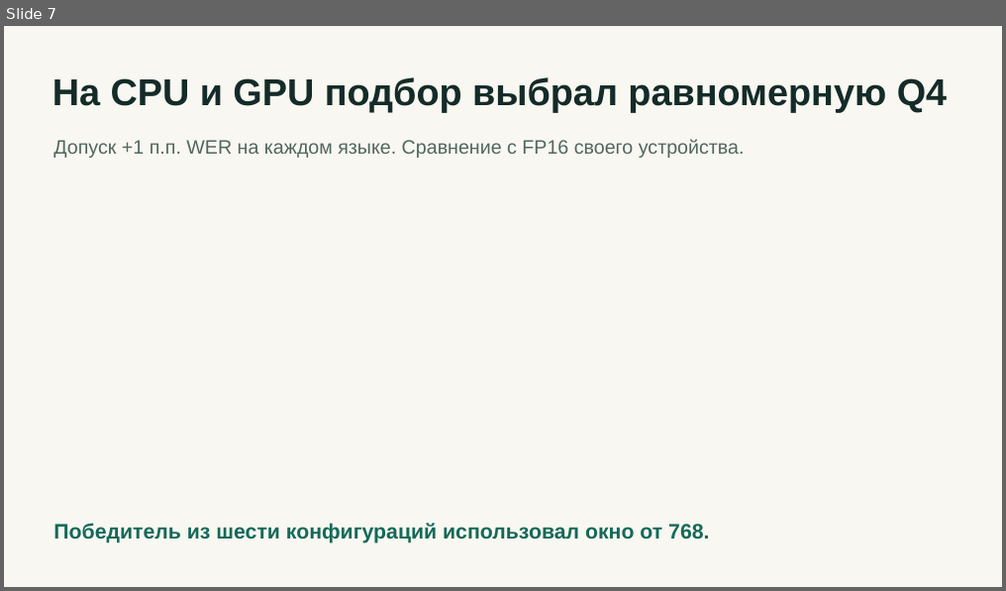
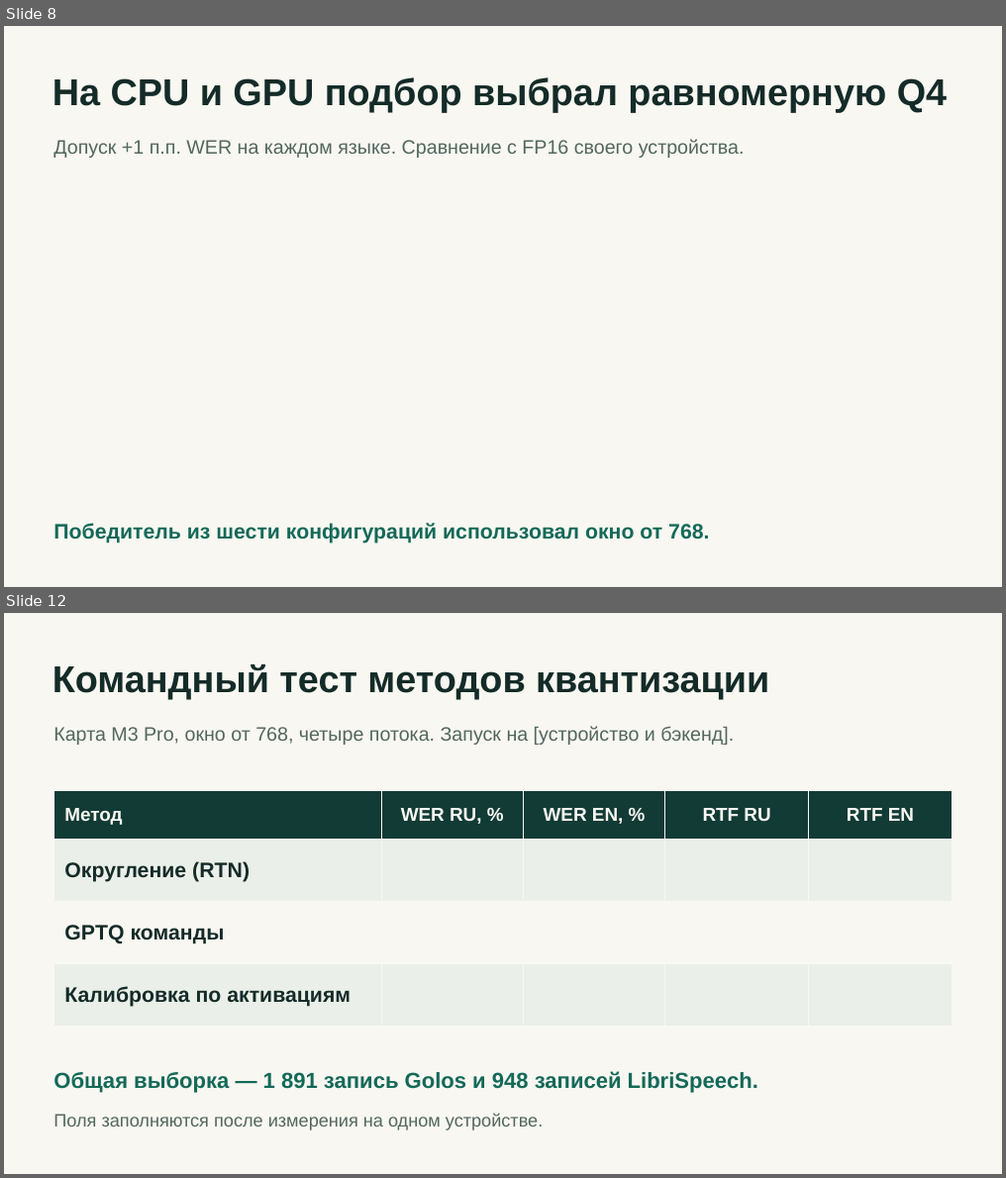
Before and after one commit to mnenadoeloo/EDLM_Whisper_Boost, a slide deck: results/whisper-small.pptx. Shown one above the other, each under a label of ours: slide 7 before the commit, slides 8 and 12 after it; the slides between them are not shown. The pictures are 1006x591 and 1006x1178 pixels, drawn with LibreOffice and Linux fonts; fonts in the diff are those of the drawing. Boxes give left, top, right and bottom in pixels: in the first picture for what was removed or moved away, otherwise in the second. Text is boxed around its words. In the diff, an @@ line names an element or a change of style, - is before the commit and + after.

```diff
--- a/results/whisper-small.pptx
+++ b/results/whisper-small.pptx
@@ slide 12 added at box(4, 613, 1002, 1174), background #F8F7F1 @@
@@ text added at box(53, 664, 769, 699), 36 pt, text #142B28, bold @@
+Командный тест методов квантизации
@@ text added at box(54, 726, 734, 745), 18.8 pt, text #52675E @@
+Карта M3 Pro, окно от 768, четыре потока. Запуск на [устройство и бэкенд].
@@ table added at box(54, 791, 954, 1027), 4 rows, 5 columns @@
+Метод | WER RU, % | WER EN, % | RTF RU | RTF EN
+Округление (RTN) |  |  |  | 
+GPTQ команды |  |  |  | 
+Калибровка по активациям |  |  |  | 
@@ text added at box(54, 1071, 758, 1093), 21 pt, text #146958, bold @@
+Общая выборка — 1 891 запись Golos и 948 записей LibriSpeech.
@@ text added at box(54, 1113, 543, 1131), 17.2 pt, text #52675E @@
+Поля заполняются после измерения на одном устройстве.
@@ what was slide 7 is now slide 8 @@
```
Also in this commit, not shown: 4 slides changed, 5 other slides added, 2 slides removed, 16 other files.
